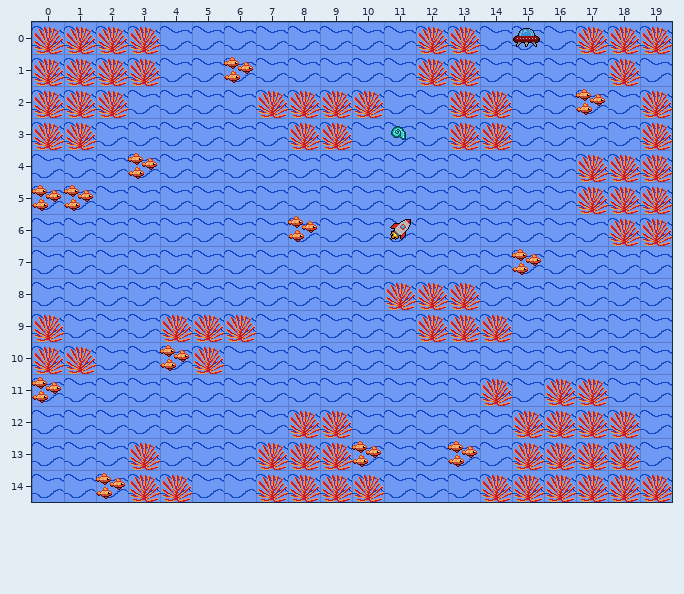
Tiled map, stored at tiled/level-02.tmx. That is the earlier state.
Cells are 32x32 px. Shown: x 0..19, y 0..14.
The result:
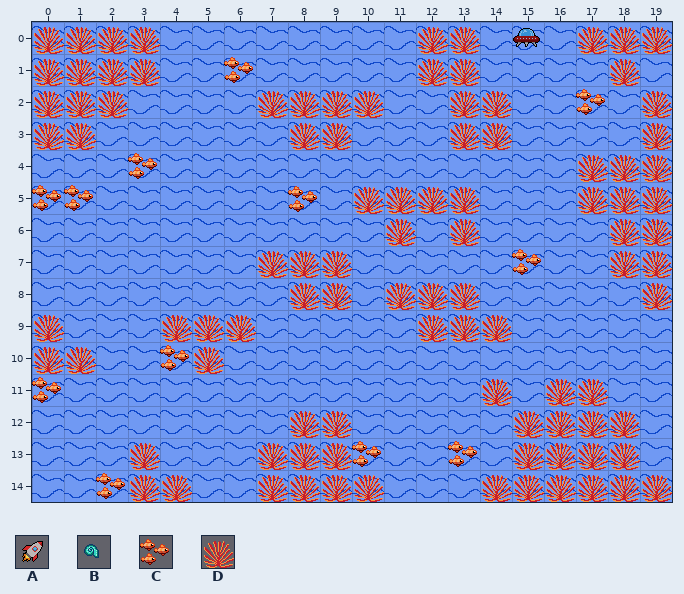
Key: from "tileset": A 3, B 13, C 14, D 16.
_ is an empty cell.
Objects are placed by their top-left corner, in cells (3,4 is the top-left corner of cell 3,4); size is 1x1 cell unless given.
Commit: Level 2 weiter bearbeitet
Diff:
Layer "Obstacles":
y 5: x 10..13 ____ -> DDDD
y 6: x 11 _ -> D; x 13 _ -> D
y 7: x 7..9 ___ -> DDD; x 18..19 __ -> DD
y 8: x 8..9 __ -> DD; x 19 _ -> D
Layer "Items":
added: C "Fish" at 8,5
removed: B "Flower" at 11,3
removed: C "Mushroom" at 8,6
removed: A "Flower" at 11,6
Boxes around the changes in both pictures, in picture pixels (x1, y1, x2, y2):
removed: (391, 126, 406, 140)
changed: (354, 187, 480, 246)
changed: (258, 186, 352, 310)
added: (610, 251, 672, 310)
